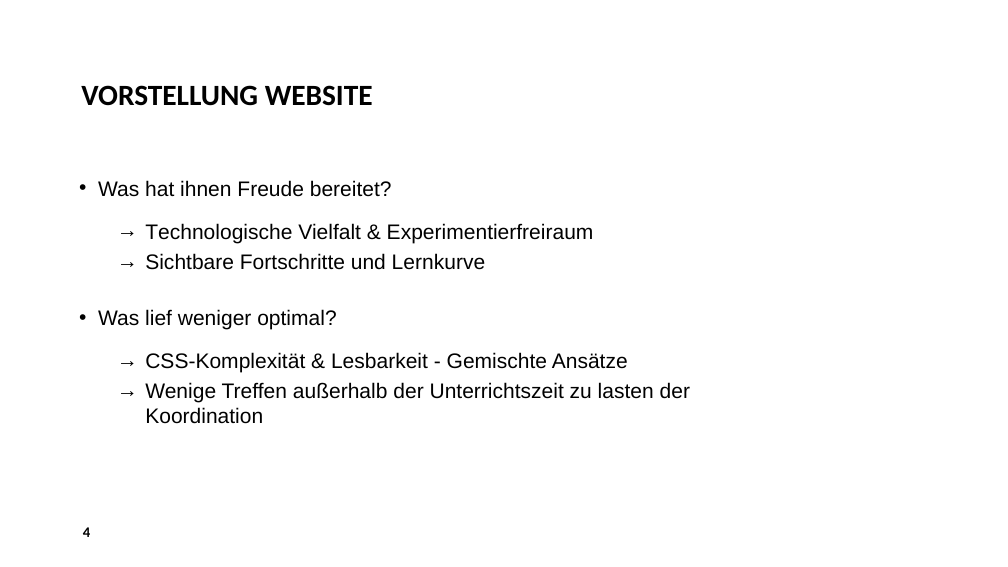
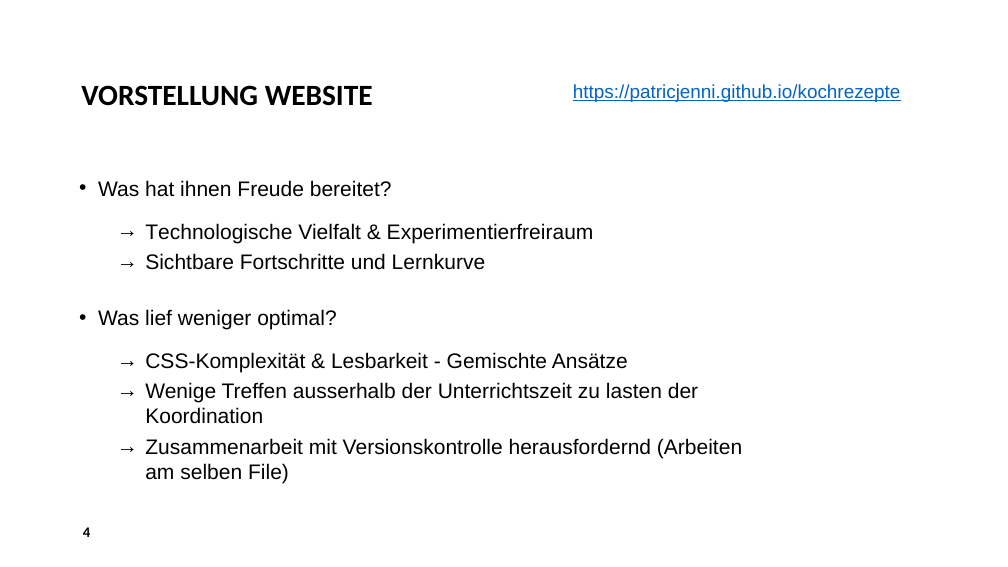
Before and after one commit to patricjenni/kochrezepte, a slide deck: slide 4 of docs/Präsentation_Kochrezepte.pptx. Drawn at 1008x567 pixels with LibreOffice and Linux fonts; fonts in the diff are those of the drawing; background and template pictures are left out. Boxes give left, top, right and bottom in pixels: in the first picture for what was removed or moved away, otherwise in the second. Text is boxed around its words. In the diff, an @@ line names an element or a change of style, - is before the commit and + after.

```diff
--- a/docs/Präsentation_Kochrezepte.pptx
+++ b/docs/Präsentation_Kochrezepte.pptx
@@ text added at [573, 84, 901, 102], 18 pt, text #0563C1, underline @@
+https://patricjenni.github.io/kochrezepte
@@ text at [145, 382, 742, 458]: text changed @@
-  → Wenige Treffen außerhalb der Unterrichtszeit zu lasten der Koordination
+  → Wenige Treffen ausserhalb der Unterrichtszeit zu lasten der Koordination
+  → Zusammenarbeit mit Versionskontrolle herausfordernd (Arbeiten am selben File)
```
Also in this commit, not shown: 5 other slides changed, 2 slides added, 1 slide removed.
